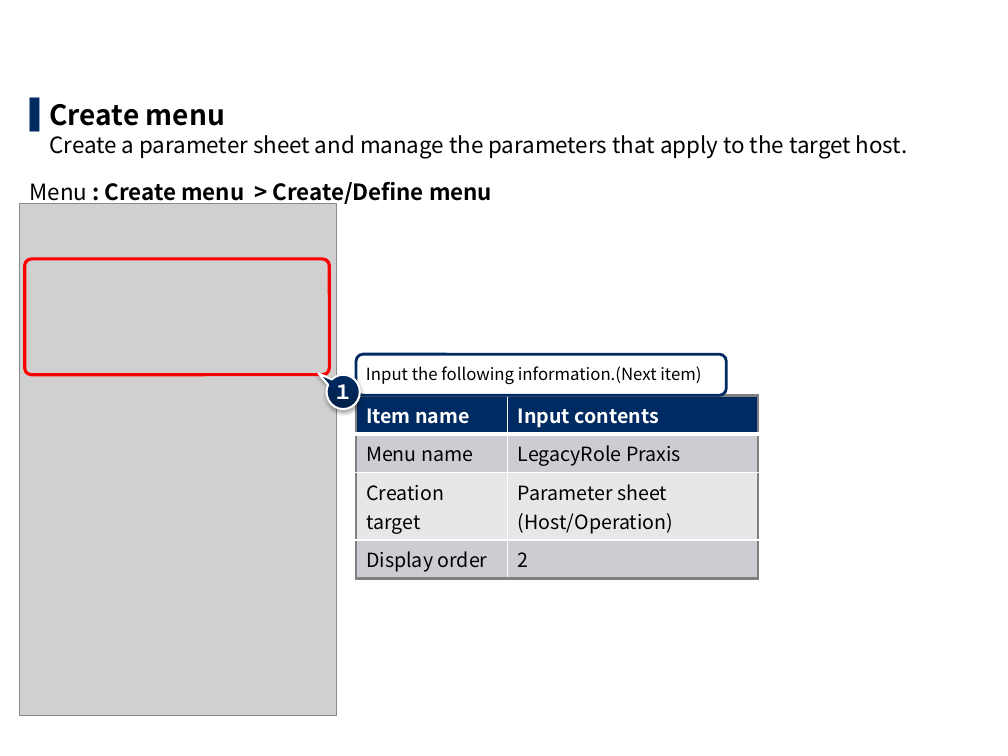
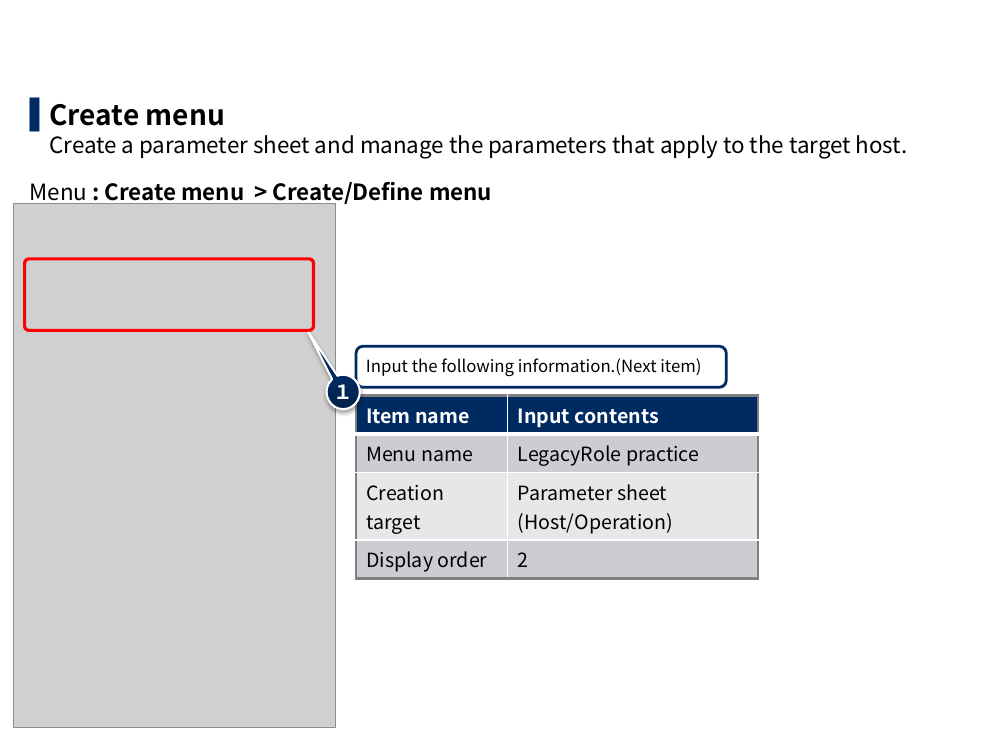
Before and after one commit to exastro-suite/it-automation-docs, a slide deck: slide 37 of asset/Learn/ITA-Ansible-Driver_en_practice.pptx. Drawn at 1008x756 pixels with LibreOffice and Linux fonts; fonts in the diff are those of the drawing; grey boxes stand for pictures; background and template pictures are left out. Boxes give left, top, right and bottom in pixels: in the first picture for what was removed or moved away, otherwise in the second. Text is boxed around its words. In the diff, an @@ line names an element or a change of style, - is before the commit and + after.

```diff
--- a/asset/Learn/ITA-Ansible-Driver_en_practice.pptx
+++ b/asset/Learn/ITA-Ansible-Driver_en_practice.pptx
@@ picture: place and size @@
-picture at (19, 204, 337, 716)
+picture at (14, 204, 336, 728)
@@ rounded rectangle: place and size @@
-rounded rectangle at (25, 259, 330, 375)
+rounded rectangle at (25, 259, 313, 331)
@@ rounded rectangle "Input the following information.(Next item)": place and size @@
-rounded rectangle "Input the following information.(Next item)" at (356, 354, 726, 395)
+rounded rectangle "Input the following information.(Next item)" at (356, 346, 726, 387)
@@ speech bubble "１" at (327, 375, 360, 409): proportions changed @@
@@ table at (356, 395, 757, 576) @@
-row 2, column 2: LegacyRole Praxis
+row 2, column 2: LegacyRole practice
```
Also in this commit, not shown: 29 other slides changed, 1 other file.
